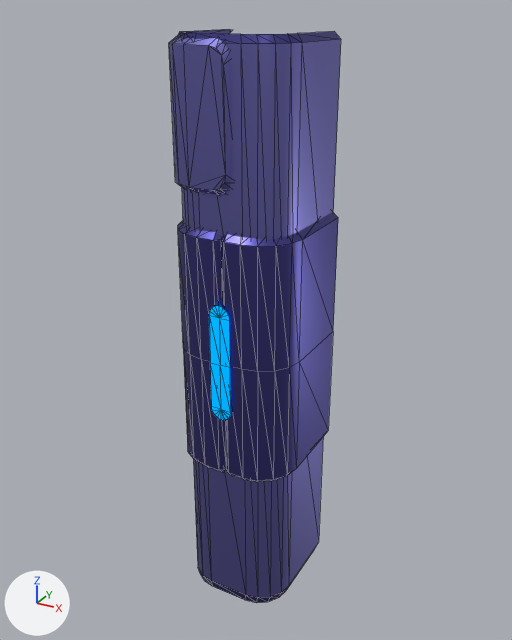
Renders of the glTF model src/examples/spaceshooter/assets/wall_medium2.glb from each side of a commit.
Before and after are seen from a 50 mm lens placed at (0.548, -1.086, 0.031), pointed at (0.0, -0.089, -0.467). The lights are fixed; the arrows at lower left show +X, +Y and +Z. Mesh edges are drawn as thin lines. Vertices at the same position are counted once.

Names of what the first picture shows: 'Wall_medium'.
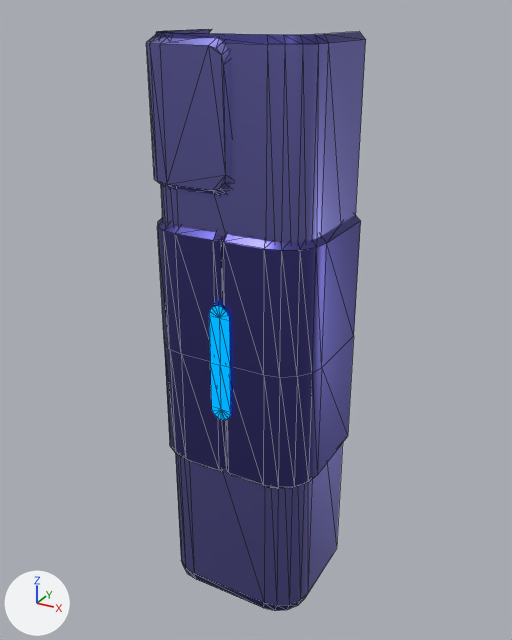
The change, as a list of edits to the scene's bpy script:
```text
Change me_cube_011:
    used by ob_wall_medium; location = (0.0, 0.0, 0.0); rotation_euler = (1.571, 0.0, 0.0), in degrees (90, 0, 0)
    remove me_cube_011.from_pydata(...)  # 199 vertices, 281 faces; spans x -0.109..0.109, y -1.0..0.0, z 0.0..0.212
    add me_cube_011.from_pydata(...)  # 199 vertices, 281 faces; spans x -0.149..0.149, y -0.212..0.0, z -1.0..0.0
    me_cube_011 part 1: the loose piece of 24 vertices spanning x -0.018..0.02, y -0.603..-0.396, z 0.212 is turned 90 degrees about the x axis through the mesh origin
    me_cube_011 part 2: 175 of 199 vertices moved; they spanned x -0.109..0.109, y -1.0..0.0, z 0.0..0.209 and now span x -0.149..0.149, y -0.209..0.0, z -1.0..0.0; mean shift (-0.005, 0.256, -0.568); largest move (-0.036, -1.0, 0.197) -> (-0.076, -0.197, -1.0)
Change ob_wall_medium:
    ob_wall_medium.rotation_euler: (1.571, 0.0, 0.0) -> (0.0, 0.0, 0.0)  # degrees (90, 0, 0) -> degrees (0, 0, 0)
```

What differs and where, as boxes [x1, y1, x2, y2] in the pictures (512 x 640 px; the box of a moved part takes in the faces that stretch with it):
'Wall_medium', reshaped, turned
    before: [169, 29, 341, 603]
    after: [146, 29, 366, 611]
part 1 of me_cube_011, moved or reshaped
    both: [209, 306, 231, 420]
part 2 of me_cube_011, moved or reshaped
    before: [169, 29, 341, 603]
    after: [146, 29, 366, 611]
